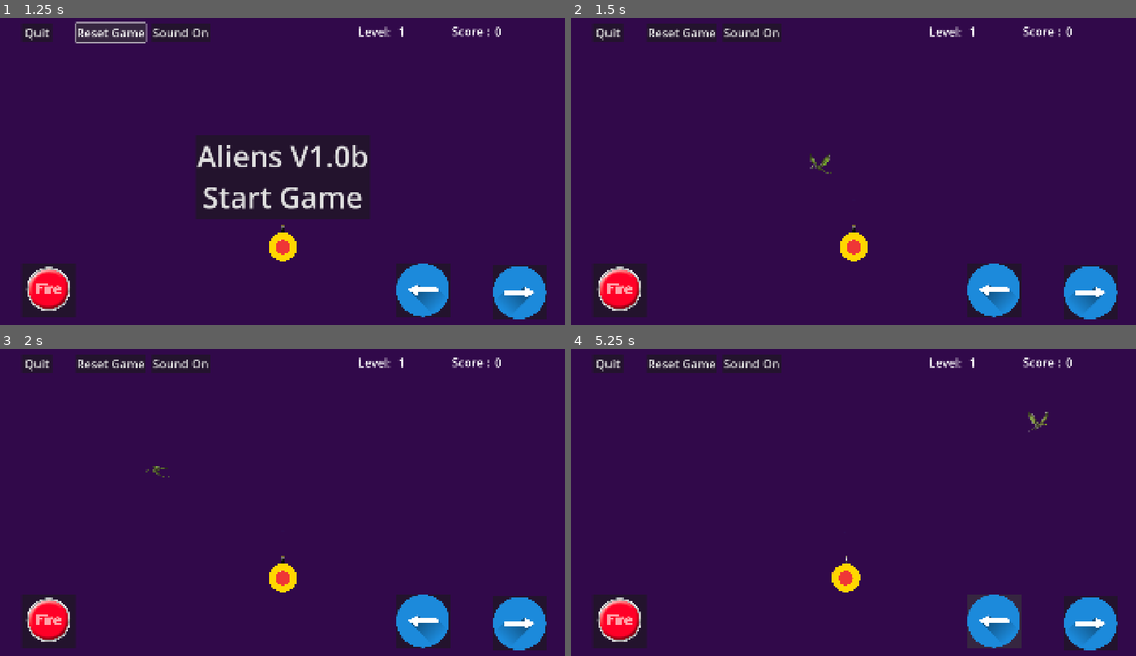
Above: before the commit, frames 1-4 (two rows, left to right).
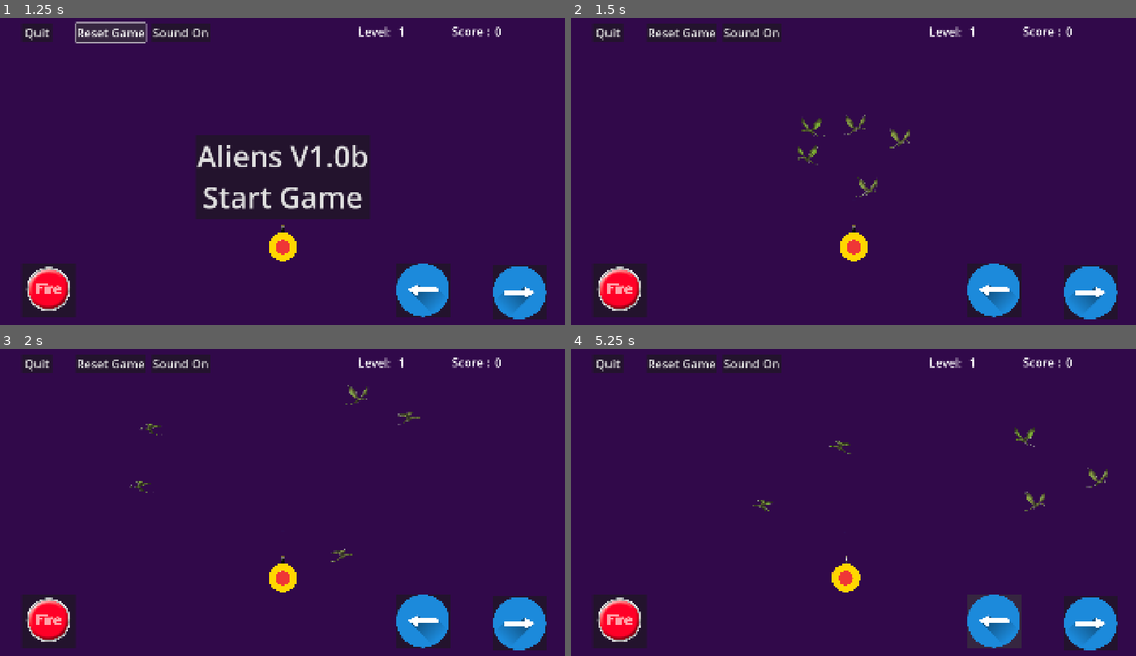
Above: after the commit, the same moments.

Repository: LynnWilsonArt/aliens
Game: Godot game, scene res://scenes/main/main.tscn
The game is run twice, just before and just after one commit, with the same random seed, the same clock (stepped at 60 frames per second) and the same inputs.
Inputs (mouse positions are in pixels of both pictures, inside the frame that each line leads up to):
- Up to frame 1 (1.25 s): click "Reset Game" at 0.5 s
- Up to frame 2 (1.5 s): click "Aliens V1.0b Start Game" at 1.25 s
- Up to frame 3 (2 s): no input
- Up to frame 4 (5.25 s): click (621, 622) at 2 s; click (994, 622) at 2.75 s; click (1090, 622) at 3.5 s; click (621, 622) at 4.25 s; click (994, 622) at 5 s

Frame 1 is identical in both runs. In frame 2, 0.5% of the frame differs, in the area x 40-60%, y 31-59%; in frame 3, 0.3%; in frame 4, 0.5%.

Commit message:
Stopping Here For Now
Stopping work on this for now

Diff:
--- a/autoload/global.gd
+++ b/autoload/global.gd
@@ -1,4 +1,5 @@
 extends Node2D
+# Global script
 #Signals
 signal enemy_died
 
@@ -11,7 +12,7 @@
 var level: int = 1
 var enemy_value: int = 5
 var enemy_speed = -3000
-var number_enemies: int = 1
+var number_enemies: int = 5
 var player_speed: int = 800
 var game_over: bool = false
 var shot_missed: int = 1
@@ -19,6 +20,8 @@
 
 # Save game state
 func save_game():
+	print(" Game saved!")
+	save_config()
 	var game_data = {
 		"score": score,
 		"level": level,
@@ -29,7 +32,7 @@
 	file.close()
 
 func load_game():
-
+	print("Loaded saved game!")
 	if not FileAccess.file_exists("user://savegame.json"):
 		print("No save file found")
 		return
@@ -54,3 +57,48 @@
 	score = 0
 	level = 1
 	save_game()
+
+# Save game configeration
+func save_config():
+	print("Config file saved!")
+	var game_data = {
+		"version": game_version,
+		"max_level": level,
+		"enemy_value": enemy_value,
+		"number_enemies": number_enemies,
+		"player_speed": player_speed,
+		"enemy_speed": enemy_speed,
+		"shot_missed": shot_missed,
+		"volume": volume,
+
+	}
+
+	var file = FileAccess.open("user://saveconfig.json", FileAccess.WRITE)
+	file.store_string(JSON.stringify(game_data))
+	file.close()
+
+func load_config():
+	print("Loaded config file!")
+
+	if not FileAccess.file_exists("user://saveconfig.json"):
+		print("No save file found")
+		return
+
+	var file = FileAccess.open("user://saveconfig.json", FileAccess.READ)
+	var content = file.get_as_text()
+	file.close()
+
+	var config_data = JSON.parse_string(content)
+	if typeof(config_data) == TYPE_DICTIONARY:
+		game_version = config_data["version"]
+		level = config_data["max_level"]
+		enemy_value = config_data["enemy_value"]
+		number_enemies = config_data["number_enemies"]
+		player_speed = config_data["player_speed"]
+		enemy_speed = config_data["enemy_speed"]
+		shot_missed = config_data["shot_missed"]
+		volume = config_data["volume"]
+		print("Loaded Config: ",config_data)
+
+	else:
+		print("Failed to parse saved data")
--- a/savegame.json
+++ /dev/null
@@ -1 +0,0 @@
-{"level":1,"score":0}
--- a/scenes/laser/laser.gd
+++ b/scenes/laser/laser.gd
@@ -18,13 +18,11 @@
 		# play explosion animation
 		body.remove_from_group("enemies")
 		Global.score += Global.enemy_value
-		print("Laser -> ", Global.score)
 		body.queue_free()
 		Global.enemy_died.emit()
 
 	# not enemy hit reduce score
 	if body.is_in_group("wall") && Global.score == 0:
-		print(" score in: ",Global.score)
 		# do nothing
 		return
 	elif Global.is_saved_game:
@@ -33,7 +31,6 @@
 	elif body.is_in_group("wall") && Global.score > 0:
 		# reduce score
 		Global.score -= Global.shot_missed
-		print(" score out: ",Global.score)
 
 	# Free the laser
 	queue_free()
--- a/scenes/main/main.gd
+++ b/scenes/main/main.gd
@@ -11,6 +11,8 @@
 
 
 func _ready():
+	Global.load_config()
+	Global.load_game()
 	# play intro and set volume
 	#$AudioStreamPlayer2D.play()
 	#$AudioStreamPlayer2D.volume_db = Global.volume
@@ -18,7 +20,7 @@
 	# Hide game over test
 	OS.request_permission("android.permission.ACTION_OPEN_DOCUMENT")
 	$ColorRect/GameOverLabel.hide()
-	Global.load_game()
+
 	print("Game loaded: ","Level  ",Global.level,"  Score: ",Global.score)
 	# Connect custom signal
 	Global.enemy_died.connect(on_enemy_died)
@@ -31,6 +33,7 @@
 
 func spawn_enemies():
 	# Columbs of enemy
+	print("starting enemies: ",number_enemies)
 	for x in range(number_enemies ):
 		var e = enemy.instantiate()
 		add_child(e)
